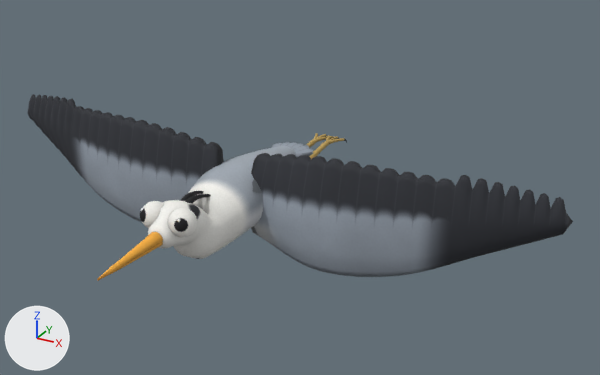
Two versions of the FBX model Assets/Models/Aves/Ave_Garza/Ave_Garza.fbx, one commit apart.
The view is the same before and after, from a 50 mm camera at (2.42, -3.77, 1.97) aimed at (0.3, 0.08, 0.05). Lighting does not change. The marker at lower left points along +X, +Y and +Z. The first picture is the older version. Where no turn or scale is listed for an object, it has been applied to the vertices.

The first picture shows 'Ala_D', 'Ala_I', 'Cuerpo'.
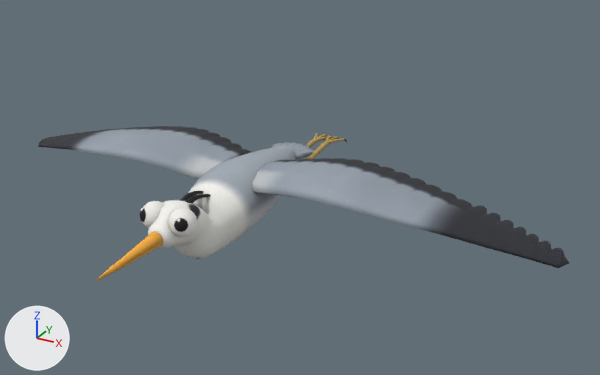
What differs and where, as boxes [x1, y1, x2, y2] in the pictures (600 x 375 px):
```json
{"object": "Ala_I", "change": "deleted", "before": [251, 153, 573, 277]}
{"object": "L_wing", "change": "now drawn", "after": [252, 158, 569, 268]}
{"object": "Ala_D", "change": "deleted", "before": [28, 94, 224, 222]}
{"object": "R_wing", "change": "now drawn", "after": [38, 126, 251, 179]}
```

Scene script edits in JSON lines:
```json
{"op": "add", "block": "me_r_wing", "code": ["me_r_wing = bpy.data.meshes.new('R_wing')", "me_r_wing.from_pydata(...)  # 1003 vertices, 1014 faces; spans x -1.66..0.08, y -0.2..0.14, z -0.4..0.26", "me_r_wing.materials.append(mat_m_ave_garza)  # picture img_ave_garza_basecolor_png"]}
{"op": "add", "block": "me_l_wing", "code": ["me_l_wing = bpy.data.meshes.new('L_wing')", "me_l_wing.from_pydata(...)  # 1003 vertices, 1014 faces; spans x -0.08..1.66, y -0.2..0.14, z -0.4..0.26", "me_l_wing.materials.append(mat_m_ave_garza)  # picture img_ave_garza_basecolor_png"]}
{"op": "remove", "block": "ob_ala_i", "code": ["ob_ala_i = bpy.data.objects.new('Ala_I', me_ala_i)", "ob_ala_i.location = (0.16, -0.1, -0.04)"]}
{"op": "remove", "block": "ob_ala_d", "code": ["ob_ala_d = bpy.data.objects.new('Ala_D', me_ala_d)", "ob_ala_d.location = (-0.16, -0.1, -0.04)"]}
{"op": "set", "path": "ob_r_wing", "old": "bpy.data.objects.new('R_wing', None)", "new": "bpy.data.objects.new('R_wing', me_r_wing)"}
{"op": "set", "path": "ob_l_wing", "old": "bpy.data.objects.new('L_wing', None)", "new": "bpy.data.objects.new('L_wing', me_l_wing)"}
```
